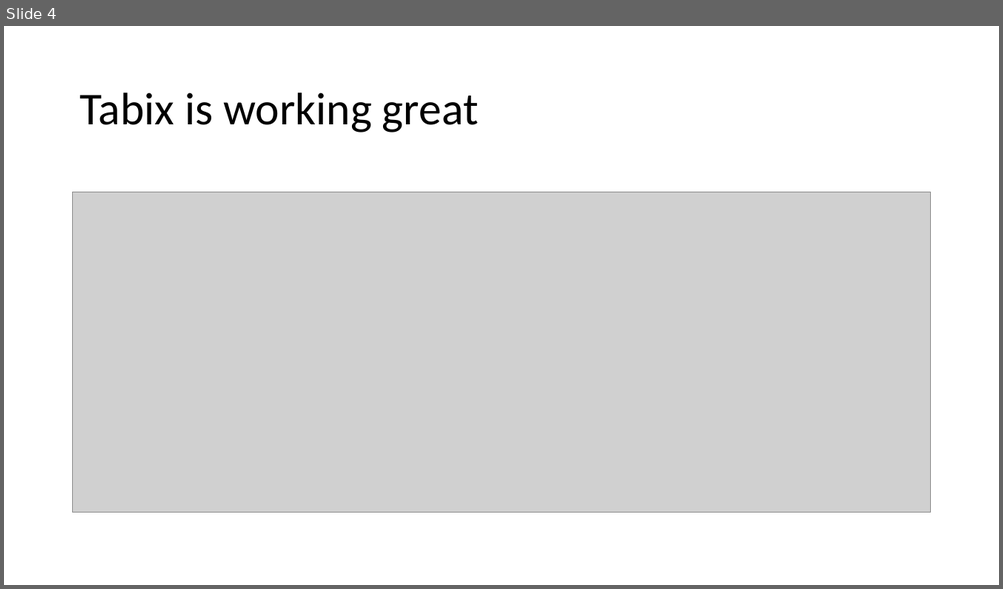
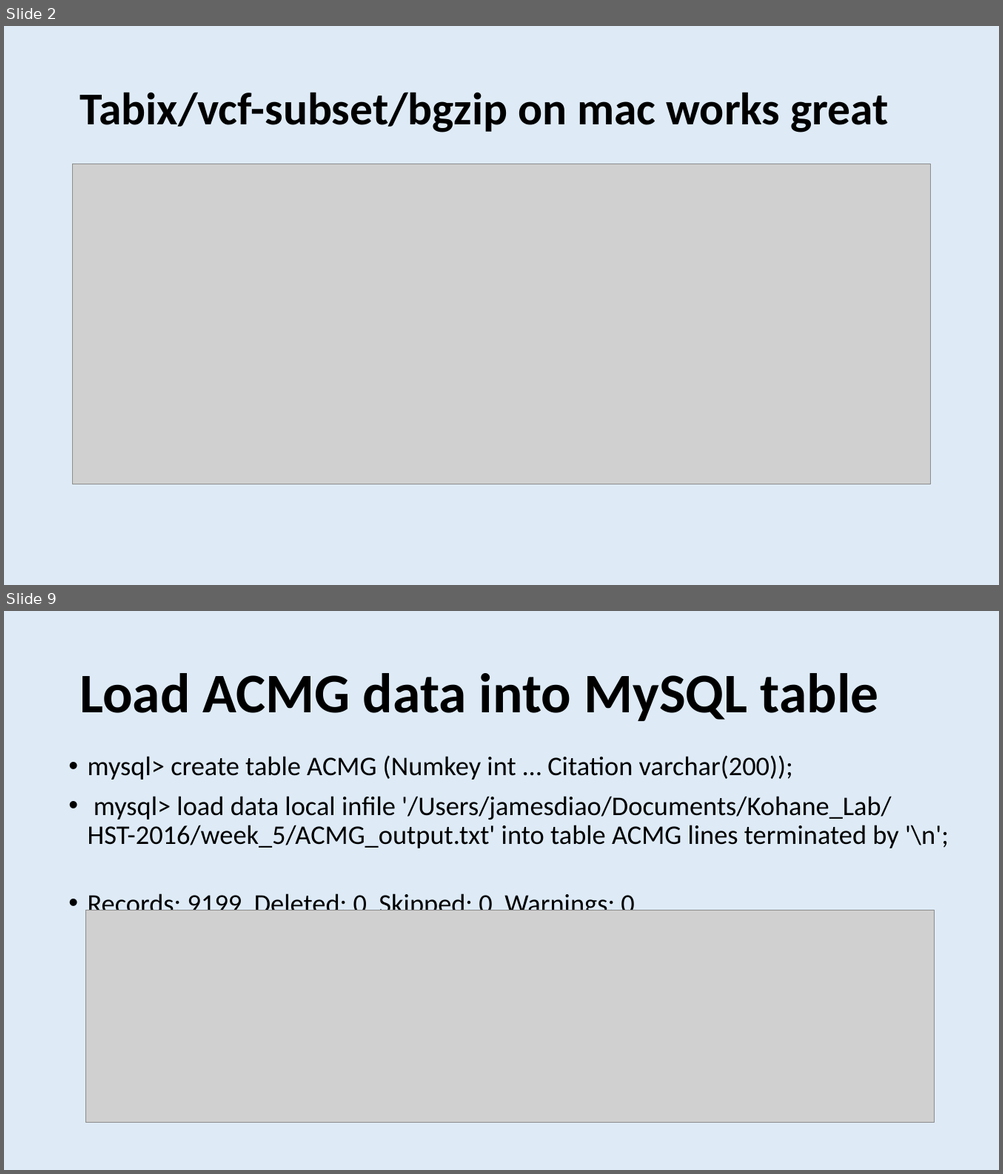
Before and after one commit to dfan/HST-2016, a slide deck: week_5/Presentation_week_5.pptx. Shown one above the other, each under a label of ours: slide 4 before the commit, slides 2 and 9 after it; the slides between them are not shown. The pictures are 1003x589 and 1003x1174 pixels, drawn with LibreOffice and Linux fonts; fonts in the diff are those of the drawing; grey boxes stand for pictures. Boxes give left, top, right and bottom in pixels: in the first picture for what was removed or moved away, otherwise in the second. Text is boxed around its words. In the diff, an @@ line names an element or a change of style, - is before the commit and + after.

```diff
--- a/week_5/Presentation_week_5.pptx
+++ b/week_5/Presentation_week_5.pptx
@@ slide 9 added at (4,611,999,1170), background #DEEBF7 @@
@@ title added at (79,673,879,721), 54 pt, text #000000, bold @@
+Load ACMG data into MySQL table
@@ text added at (88,755,948,911), 26 pt, text #000000 @@
+• mysql> create table ACMG (Numkey int … Citation varchar(200));
+• mysql> load data local infile '/Users/jamesdiao/Documents/Kohane_Lab/
+  HST-2016/week_5/ACMG_output.txt' into table ACMG lines terminated by '\n';
+• Records: 9199 Deleted: 0 Skipped: 0 Warnings: 0
@@ picture added at (85,910,934,1123) @@
@@ what was slide 4 is now slide 2 @@
@@ slide 2 changed as well @@
@@ background #FFFFFF to #DEEBF7 @@
@@ title at (79,92,888,133): text changed; bold on @@
-Tabix is working great
+Tabix/vcf-subset/bgzip on mac works great
@@ picture: place and size @@
-picture at (73,192,930,513)
+picture at (73,164,930,485)
```
Also in this commit, not shown: 1 other slide changed, 8 other slides added, 3 slides removed, 5 other files.
